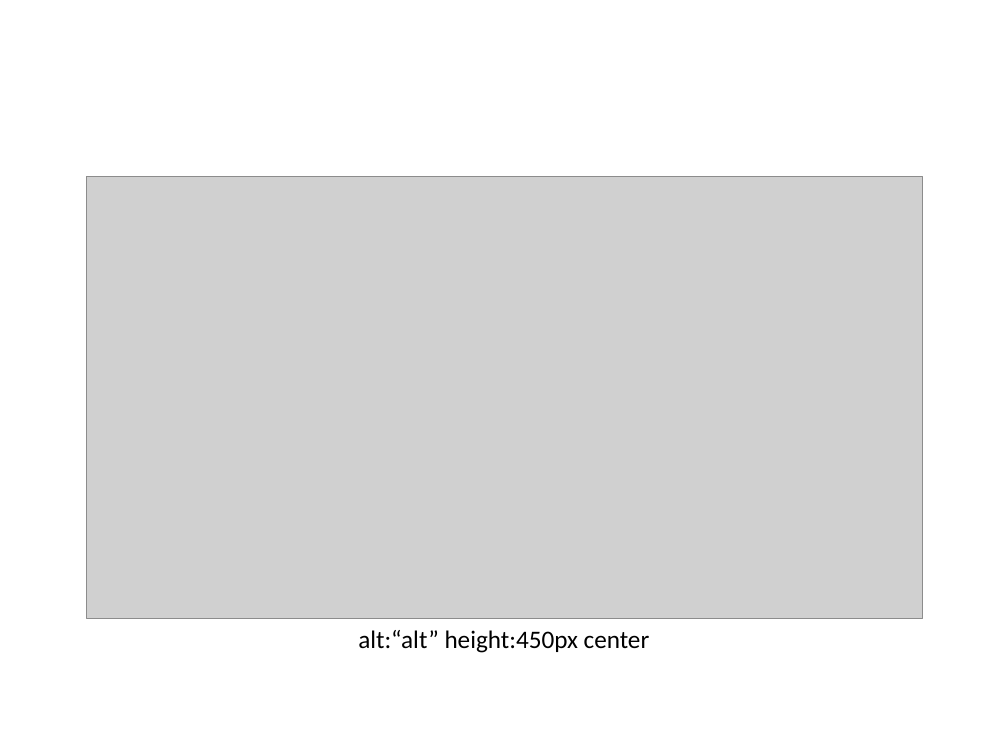
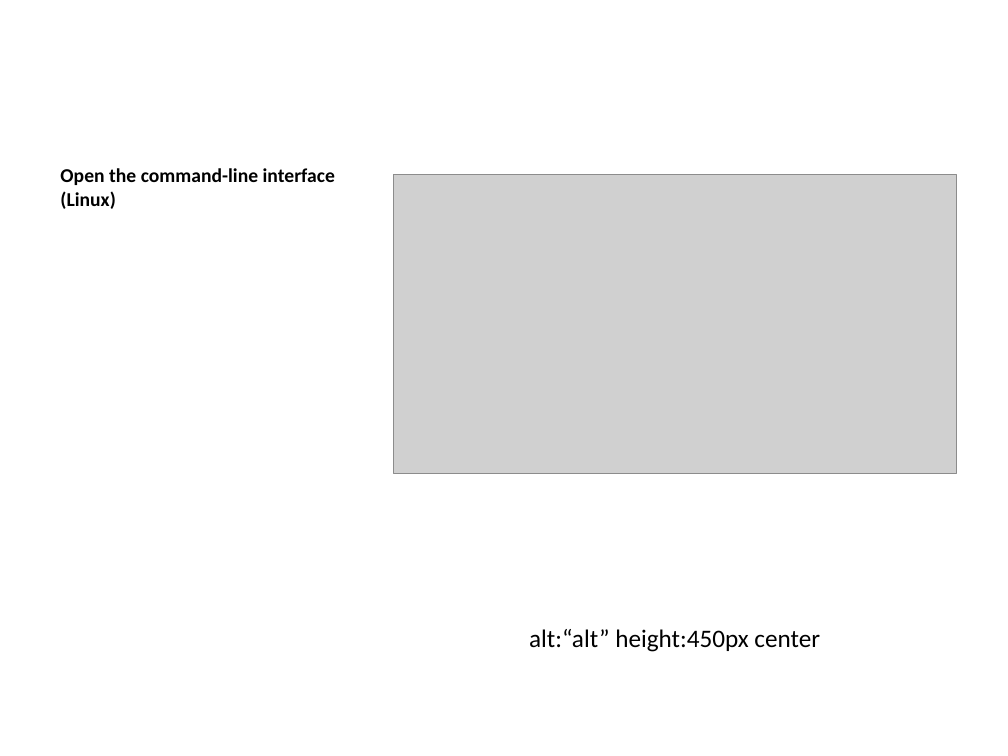
Before and after one commit to ucoruh/ce103-algorithms-and-programming-I, a slide deck: slide 61 of docs/week-1-intro/ce103-week-1-intro.en.md_word.pptx (slide 55 before the commit). Drawn at 1008x756 pixels with LibreOffice and Linux fonts; fonts in the diff are those of the drawing; grey boxes stand for pictures. Boxes give left, top, right and bottom in pixels: in the first picture for what was removed or moved away, otherwise in the second. Text is boxed around its words. In the diff, an @@ line names an element or a change of style, - is before the commit and + after.

```diff
--- a/docs/week-1-intro/ce103-week-1-intro.en.md_word.pptx
+++ b/docs/week-1-intro/ce103-week-1-intro.en.md_word.pptx
@@ text added at <box>60,168,335,209</box>, 14 pt, text #000000, bold @@
+Open the command-line interface (Linux)
@@ picture: place and size @@
-picture at <box>87,176,922,619</box>
+picture at <box>393,175,956,474</box>
@@ text "alt:“alt” height:450px center": place and size @@
-text "alt:“alt” height:450px center" at <box>358,630,650,653</box>
+text "alt:“alt” height:450px center" at <box>529,629,820,652</box>
```
Also in this commit, not shown: 39 other slides changed, 9 slides added, 1 slide removed, 19 other files.
